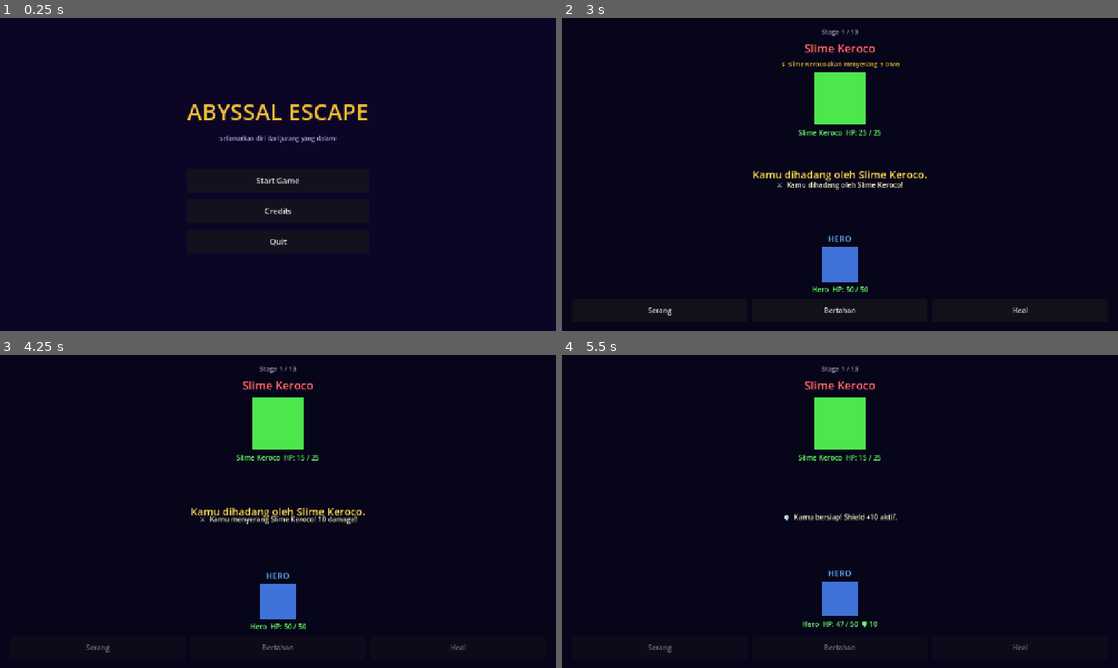
Above: before the commit, frames 1-4 (two rows, left to right).
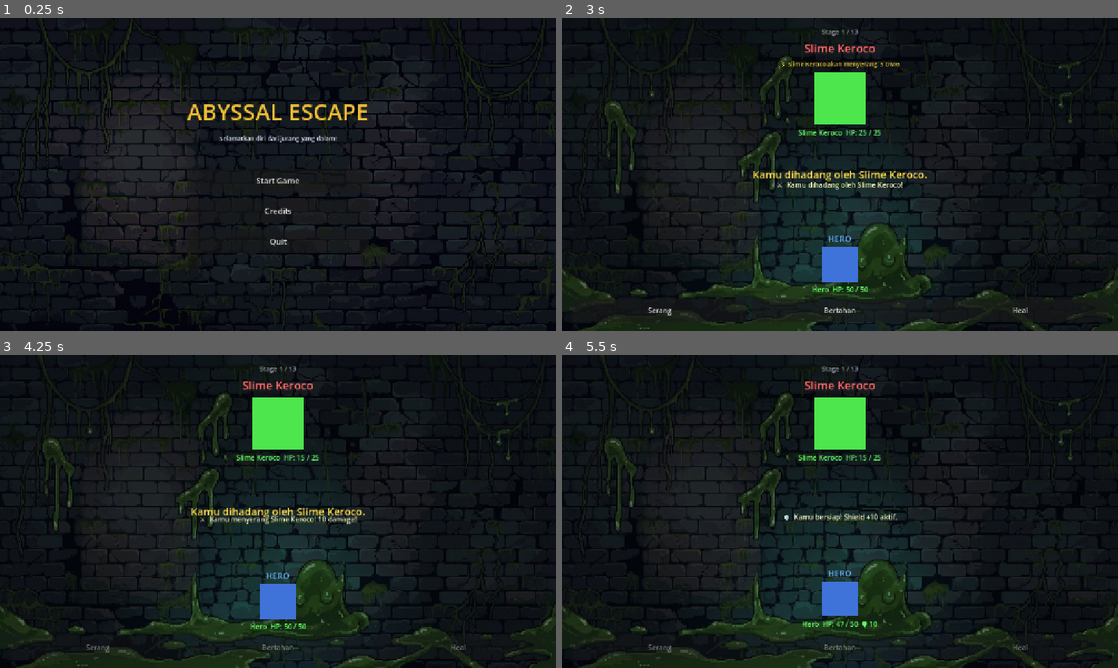
Above: after the commit, the same moments.

Repository: nauvalaslam/abyssal-escape
Game: Godot game, scene res://scenes/main_menu/main_menu.tscn
The game is run twice, just before and just after one commit, with the same random seed, the same clock (stepped at 60 frames per second) and the same inputs.
Inputs:
- Up to frame 1 (0.25 s): no input
- Up to frame 2 (3 s): click "Credits" at 0.5 s; click "Kembali ke Menu" at 1.25 s; click "Start Game" at 2 s; click "Eksplorasi" at 2.75 s
- Up to frame 3 (4.25 s): click "Serang" at 3.5 s
- Up to frame 4 (5.5 s): tap Enter at 4.25 s; click "Bertahan" at 5 s

The runs differ from the first frame. In frame 1, 30% of the frame differs, in the area x 0-100%, y 0-100%; in frame 2, 26%; in frame 3, 27%; in frame 4, 27%.

Commit message:
feat: add background images to all scenes and dedicated game over screen

Diff:
--- a/scenes/gameplay/battle_arena.tscn
+++ b/scenes/gameplay/battle_arena.tscn
@@ -11,14 +11,24 @@
 grow_vertical = 2
 script = ExtResource("1_bascr")
 
-[node name="Background" type="ColorRect" parent="."]
-layout_mode = 1
-anchors_preset = 15
-anchor_right = 1.0
-anchor_bottom = 1.0
-grow_horizontal = 2
-grow_vertical = 2
-color = Color(0.03, 0.02, 0.1, 1)
+[node name="Background" type="TextureRect" parent="."]
+layout_mode = 1
+anchors_preset = 15
+anchor_right = 1.0
+anchor_bottom = 1.0
+grow_horizontal = 2
+grow_vertical = 2
+expand_mode = 1
+stretch_mode = 6
+
+[node name="Overlay" type="ColorRect" parent="."]
+layout_mode = 1
+anchors_preset = 15
+anchor_right = 1.0
+anchor_bottom = 1.0
+grow_horizontal = 2
+grow_vertical = 2
+color = Color(0.0, 0.0, 0.0, 0.5)
 
 [node name="MarginContainer" type="MarginContainer" parent="."]
 layout_mode = 1
--- a/scenes/gameplay/reward_screen.tscn
+++ b/scenes/gameplay/reward_screen.tscn
@@ -11,14 +11,24 @@
 grow_vertical = 2
 script = ExtResource("1_rwscr")
 
-[node name="Background" type="ColorRect" parent="."]
+[node name="Background" type="TextureRect" parent="."]
 layout_mode = 1
 anchors_preset = 15
 anchor_right = 1.0
 anchor_bottom = 1.0
 grow_horizontal = 2
 grow_vertical = 2
-color = Color(0.03, 0.08, 0.03, 1)
+expand_mode = 1
+stretch_mode = 6
+
+[node name="Overlay" type="ColorRect" parent="."]
+layout_mode = 1
+anchors_preset = 15
+anchor_right = 1.0
+anchor_bottom = 1.0
+grow_horizontal = 2
+grow_vertical = 2
+color = Color(0.0, 0.0, 0.0, 0.6)
 
 [node name="CenterContainer" type="CenterContainer" parent="."]
 layout_mode = 1
--- /dev/null
+++ b/scenes/main_menu/game_over_screen.tscn
@@ -0,0 +1,80 @@
+[gd_scene load_steps=3 format=3 uid="uid://gameover_scn"]
+
+[ext_resource type="Script" path="res://scripts/ui/game_over_ui.gd" id="1_goscr"]
+[ext_resource type="Texture2D" path="res://assets/backgrounds/game_over.jpg" id="2_bgtex"]
+
+[node name="GameOverScreen" type="Control"]
+layout_mode = 3
+anchors_preset = 15
+anchor_right = 1.0
+anchor_bottom = 1.0
+grow_horizontal = 2
+grow_vertical = 2
+script = ExtResource("1_goscr")
+
+[node name="Background" type="TextureRect" parent="."]
+layout_mode = 1
+anchors_preset = 15
+anchor_right = 1.0
+anchor_bottom = 1.0
+grow_horizontal = 2
+grow_vertical = 2
+texture = ExtResource("2_bgtex")
+expand_mode = 1
+stretch_mode = 6
+
+[node name="Overlay" type="ColorRect" parent="."]
+layout_mode = 1
+anchors_preset = 15
+anchor_right = 1.0
+anchor_bottom = 1.0
+grow_horizontal = 2
+grow_vertical = 2
+color = Color(0.0, 0.0, 0.0, 0.55)
+
+[node name="CenterContainer" type="CenterContainer" parent="."]
+layout_mode = 1
+anchors_preset = 15
+anchor_right = 1.0
+anchor_bottom = 1.0
+grow_horizontal = 2
+grow_vertical = 2
+
+[node name="VBoxContainer" type="VBoxContainer" parent="CenterContainer"]
+layout_mode = 2
+custom_minimum_size = Vector2(400, 0)
+theme_override_constants/separation = 24
+
+[node name="TitleLabel" type="Label" parent="CenterContainer/VBoxContainer"]
+layout_mode = 2
+size_flags_horizontal = 4
+text = "GAME OVER"
+horizontal_alignment = 1
+theme_override_font_sizes/font_size = 80
+theme_override_colors/font_color = Color(0.9, 0.15, 0.15, 1)
+
+[node name="SubtitleLabel" type="Label" parent="CenterContainer/VBoxContainer"]
+layout_mode = 2
+size_flags_horizontal = 3
+custom_minimum_size = Vector2(400, 0)
+text = "Kamu tidak berhasil melarikan diri dari jurang..."
+horizontal_alignment = 1
+autowrap_mode = 3
+theme_override_font_sizes/font_size = 18
+theme_override_colors/font_color = Color(0.85, 0.75, 0.75, 1)
+
+[node name="Spacer" type="Control" parent="CenterContainer/VBoxContainer"]
+layout_mode = 2
+custom_minimum_size = Vector2(0, 20)
+
+[node name="RetryButton" type="Button" parent="CenterContainer/VBoxContainer"]
+layout_mode = 2
+custom_minimum_size = Vector2(260, 54)
+text = "Coba Lagi"
+theme_override_font_sizes/font_size = 18
+
+[node name="MainMenuButton" type="Button" parent="CenterContainer/VBoxContainer"]
+layout_mode = 2
+custom_minimum_size = Vector2(260, 54)
+text = "Main Menu"
+theme_override_font_sizes/font_size = 18
--- a/scenes/main_menu/main_menu.tscn
+++ b/scenes/main_menu/main_menu.tscn
@@ -1,8 +1,9 @@
-[gd_scene format=3 uid="uid://bq3f7pnaxb7m"]
+[gd_scene load_steps=3 format=3 uid="uid://bq3f7pnaxb7m"]
 
 [ext_resource type="Script" uid="uid://bs35clqu4dc1u" path="res://scripts/ui/main_menu_ui.gd" id="1_mnscr"]
+[ext_resource type="Texture2D" path="res://assets/backgrounds/main_menu.jpg" id="2_bgtex"]
 
-[node name="MainMenu" type="Control" unique_id=2074249900]
+[node name="MainMenu" type="Control"]
 layout_mode = 3
 anchors_preset = 15
 anchor_right = 1.0
@@ -11,16 +12,27 @@
 grow_vertical = 2
 script = ExtResource("1_mnscr")
 
-[node name="Background" type="ColorRect" parent="." unique_id=758956191]
+[node name="Background" type="TextureRect" parent="."]
 layout_mode = 1
 anchors_preset = 15
 anchor_right = 1.0
 anchor_bottom = 1.0
 grow_horizontal = 2
 grow_vertical = 2
-color = Color(0.05, 0.02, 0.15, 1)
+texture = ExtResource("2_bgtex")
+expand_mode = 1
+stretch_mode = 6
 
-[node name="CenterContainer" type="CenterContainer" parent="." unique_id=1269887180]
+[node name="Overlay" type="ColorRect" parent="."]
+layout_mode = 1
+anchors_preset = 15
+anchor_right = 1.0
+anchor_bottom = 1.0
+grow_horizontal = 2
+grow_vertical = 2
+color = Color(0.0, 0.0, 0.0, 0.45)
+
+[node name="CenterContainer" type="CenterContainer" parent="."]
 layout_mode = 1
 anchors_preset = 15
 anchor_right = 1.0
@@ -28,12 +40,12 @@
 grow_horizontal = 2
 grow_vertical = 2
 
-[node name="VBoxContainer" type="VBoxContainer" parent="CenterContainer" unique_id=1784124830]
+[node name="VBoxContainer" type="VBoxContainer" parent="CenterContainer"]
 custom_minimum_size = Vector2(300, 0)
 layout_mode = 2
 theme_override_constants/separation = 16
 
-[node name="TitleLabel" type="Label" parent="CenterContainer/VBoxContainer" unique_id=1606399310]
+[node name="TitleLabel" type="Label" parent="CenterContainer/VBoxContainer"]
 layout_mode = 2
 size_flags_horizontal = 4
 theme_override_colors/font_color = Color(0.95, 0.75, 0.2, 1)
@@ -41,31 +53,31 @@
 text = "ABYSSAL ESCAPE"
 horizontal_alignment = 1
 
-[node name="SubtitleLabel" type="Label" parent="CenterContainer/VBoxContainer" unique_id=698793229]
+[node name="SubtitleLabel" type="Label" parent="CenterContainer/VBoxContainer"]
 layout_mode = 2
 size_flags_horizontal = 4
-theme_override_colors/font_color = Color(0.7, 0.7, 0.9, 1)
+theme_override_colors/font_color = Color(0.9, 0.9, 1.0, 1)
 theme_override_font_sizes/font_size = 14
 text = "Selamatkan diri dari jurang yang dalam!"
 horizontal_alignment = 1
 
-[node name="Spacer" type="Control" parent="CenterContainer/VBoxContainer" unique_id=203427318]
+[node name="Spacer" type="Control" parent="CenterContainer/VBoxContainer"]
 custom_minimum_size = Vector2(0, 28)
 layout_mode = 2
 
-[node name="StartButton" type="Button" parent="CenterContainer/VBoxContainer" unique_id=1503919815]
+[node name="StartButton" type="Button" parent="CenterContainer/VBoxContainer"]
 custom_minimum_size = Vector2(260, 54)
 layout_mode = 2
 theme_override_font_sizes/font_size = 18
 text = "Start Game"
 
-[node name="CreditsButton" type="Button" parent="CenterContainer/VBoxContainer" unique_id=263068649]
+[node name="CreditsButton" type="Button" parent="CenterContainer/VBoxContainer"]
 custom_minimum_size = Vector2(260, 54)
 layout_mode = 2
 theme_override_font_sizes/font_size = 18
 text = "Credits"
 
-[node name="QuitButton" type="Button" parent="CenterContainer/VBoxContainer" unique_id=925620916]
+[node name="QuitButton" type="Button" parent="CenterContainer/VBoxContainer"]
 custom_minimum_size = Vector2(260, 54)
 layout_mode = 2
 theme_override_font_sizes/font_size = 18
--- a/scenes/main_menu/win_screen.tscn
+++ b/scenes/main_menu/win_screen.tscn
@@ -1,6 +1,7 @@
-[gd_scene load_steps=2 format=3 uid="uid://ew7j3n4lqzp5"]
+[gd_scene load_steps=3 format=3 uid="uid://ew7j3n4lqzp5"]
 
 [ext_resource type="Script" path="res://scripts/ui/win_screen_ui.gd" id="1_wnscr"]
+[ext_resource type="Texture2D" path="res://assets/backgrounds/portal.jpg" id="2_bgtex"]
 
 [node name="WinScreen" type="Control"]
 layout_mode = 3
@@ -11,14 +12,25 @@
 grow_vertical = 2
 script = ExtResource("1_wnscr")
 
-[node name="Background" type="ColorRect" parent="."]
+[node name="Background" type="TextureRect" parent="."]
 layout_mode = 1
 anchors_preset = 15
 anchor_right = 1.0
 anchor_bottom = 1.0
 grow_horizontal = 2
 grow_vertical = 2
-color = Color(0.0, 0.0, 0.0, 1)
+texture = ExtResource("2_bgtex")
+expand_mode = 1
+stretch_mode = 6
+
+[node name="Overlay" type="ColorRect" parent="."]
+layout_mode = 1
+anchors_preset = 15
+anchor_right = 1.0
+anchor_bottom = 1.0
+grow_horizontal = 2
+grow_vertical = 2
+color = Color(0.0, 0.0, 0.0, 0.5)
 
 [node name="CenterContainer" type="CenterContainer" parent="."]
 layout_mode = 1
--- a/scripts/ui/battle_arena_ui.gd
+++ b/scripts/ui/battle_arena_ui.gd
@@ -9,28 +9,51 @@
 #   [NEW FITUR 4] Bounded RNG damage + enemy miss bias 35% flat
 #   [NEW FITUR 5] Passive buff: Vampiric Strike, Retaliation, Second Wind
 #   [NEW FITUR 5] Temporary Shield menggantikan defense pasif
+#   [BG] Background dinamis berdasarkan kelompok stage musuh
 # =============================================================================
 extends Control
 
 # --- Referensi Node ----------------------------------------------------------
-@onready var stage_label:      Label     = $MarginContainer/BattleContainer/StageLabel
-@onready var enemy_name_label: Label     = $MarginContainer/BattleContainer/EnemySection/EnemyNameLabel
-@onready var enemy_sprite:     ColorRect = $MarginContainer/BattleContainer/EnemySection/EnemySprite
-@onready var enemy_hp_label:   Label     = $MarginContainer/BattleContainer/EnemySection/EnemyHPLabel
-@onready var battle_log:       Label     = $MarginContainer/BattleContainer/BattleLog
-@onready var player_sprite:    ColorRect = $MarginContainer/BattleContainer/PlayerSection/PlayerSprite
-@onready var player_hp_label:  Label     = $MarginContainer/BattleContainer/PlayerSection/PlayerHPLabel
-@onready var attack_btn:       Button    = $MarginContainer/BattleContainer/ActionButtons/AttackButton
-@onready var defend_btn:       Button    = $MarginContainer/BattleContainer/ActionButtons/DefendButton
-@onready var heal_btn:         Button    = $MarginContainer/BattleContainer/ActionButtons/HealButton
-@onready var enemy_turn_timer: Timer     = $EnemyTurnTimer
+@onready var stage_label:      Label       = $MarginContainer/BattleContainer/StageLabel
+@onready var enemy_name_label: Label       = $MarginContainer/BattleContainer/EnemySection/EnemyNameLabel
+@onready var enemy_sprite:     ColorRect   = $MarginContainer/BattleContainer/EnemySection/EnemySprite
+@onready var enemy_hp_label:   Label       = $MarginContainer/BattleContainer/EnemySection/EnemyHPLabel
+@onready var battle_log:       Label       = $MarginContainer/BattleContainer/BattleLog
+@onready var player_sprite:    ColorRect   = $MarginContainer/BattleContainer/PlayerSection/PlayerSprite
+@onready var player_hp_label:  Label       = $MarginContainer/BattleContainer/PlayerSection/PlayerHPLabel
+@onready var attack_btn:       Button      = $MarginContainer/BattleContainer/ActionButtons/AttackButton
+@onready var defend_btn:       Button      = $MarginContainer/BattleContainer/ActionButtons/DefendButton
+@onready var heal_btn:         Button      = $MarginContainer/BattleContainer/ActionButtons/HealButton
+@onready var enemy_turn_timer: Timer       = $EnemyTurnTimer
+@onready var background_rect:  TextureRect = $Background
 
 # [NEW FITUR 3] IntentLabel — deklarasi aksi musuh sebelum pemain memilih
-@onready var intent_label:     Label     = $MarginContainer/BattleContainer/EnemySection/IntentLabel
+@onready var intent_label:     Label       = $MarginContainer/BattleContainer/EnemySection/IntentLabel
 
 # Node Opening & Encounter
-@onready var opening_panel:    Panel     = $OpeningPanel
-@onready var encounter_label:  Label     = $EncounterLabel
+@onready var opening_panel:    Panel       = $OpeningPanel
+@onready var encounter_label:  Label       = $EncounterLabel
+
+# --- [BG] Mapping background per kelompok stage ------------------------------
+# Stage 1-4  (index 0-3)  : Slime
+# Stage 5-8  (index 4-7)  : Goblin
+# Stage 9-12 (index 8-11) : Skeleton
+# Stage 13   (index 12)   : Dragon
+const STAGE_BG_MAP: Dictionary = {
+	0:  "res://assets/backgrounds/slime_area.jpg",
+	1:  "res://assets/backgrounds/slime_area.jpg",
+	2:  "res://assets/backgrounds/slime_area.jpg",
+	3:  "res://assets/backgrounds/slime_area.jpg",
+	4:  "res://assets/backgrounds/goblin_area.jpg",
+	5:  "res://assets/backgrounds/goblin_area.jpg",
+	6:  "res://assets/backgrounds/goblin_area.jpg",
+	7:  "res://assets/backgrounds/goblin_area.jpg",
+	8:  "res://assets/backgrounds/skeleton_area.jpg",
+	9:  "res://assets/backgrounds/skeleton_area.jpg",
+	10: "res://assets/backgrounds/skeleton_area.jpg",
+	11: "res://assets/backgrounds/skeleton_area.jpg",
+	12: "res://assets/backgrounds/dragon_area.jpg",
+}
 
 # --- State lokal pertempuran -------------------------------------------------
 var enemy_max_hp:     int  = 0
@@ -50,6 +73,7 @@
 # INISIALISASI
 # =============================================================================
 func _ready() -> void:
+	_load_background()   # [BG] Load background sesuai stage
 	_load_enemy_data()
 	_update_ui()
 
@@ -67,6 +91,14 @@
 	else:
 		_show_encounter_text()
 		_start_player_turn()
+
+# [BG] Load texture background berdasarkan stage saat ini
+func _load_background() -> void:
+	var idx: int = PlayerData.current_stage
+	if STAGE_BG_MAP.has(idx):
+		var tex: Texture2D = load(STAGE_BG_MAP[idx])
+		if tex:
+			background_rect.texture = tex
 
 func _load_enemy_data() -> void:
 	var idx:  int        = PlayerData.current_stage
@@ -135,7 +167,7 @@
 func _declare_enemy_intent() -> void:
 	var edata: Dictionary = PlayerData.ENEMY_DATA[PlayerData.current_stage]
 
-	# [NEW FITUR 4] Hitung preview damage yang akan dilakukan musuh (tanpa RNG miss dulu)
+	# [NEW FITUR 4] Hitung preview damage yang akan dilakukan musuh
 	enemy_declared_dmg = PlayerData.calculate_damage(int(edata["attack"]), PlayerData.defense_value)
 
 	# [NEW FITUR 3] Tampilkan ke IntentLabel
@@ -182,7 +214,7 @@
 	_set_buttons_disabled(true)
 	intent_label.visible = false
 
-	# [NEW FITUR 5] Temporary Shield = 10 (asumsi proporsional dengan stat)
+	# [NEW FITUR 5] Temporary Shield = 10
 	# [ASUMSI] Nilai shield flat 10 per aksi Bertahan
 	PlayerData.current_shield = 10
 	battle_log.text = "🛡️  Kamu bersiap! Shield +10 aktif."
@@ -193,7 +225,7 @@
 	_set_buttons_disabled(true)
 	intent_label.visible = false
 
-	# [ASUMSI] Heal = 15 HP per aksi (proporsional dengan stat scaling baru)
+	# [ASUMSI] Heal = 15 HP per aksi
 	const HEAL_AMOUNT: int = 15
 	var healed: int = min(HEAL_AMOUNT, PlayerData.max_hp - PlayerData.current_hp)
 	PlayerData.current_hp += healed
@@ -293,7 +325,8 @@
 	battle_log.text = "💀  Kamu telah dikalahkan... GAME OVER."
 	await get_tree().create_timer(2.5).timeout
 	PlayerData.reset_player()
-	get_tree().change_scene_to_file("res://scenes/main_menu/main_menu.tscn")
+	# [BG] Pindah ke scene Game Over khusus
+	get_tree().change_scene_to_file("res://scenes/main_menu/game_over_screen.tscn")
 
 # =============================================================================
 # [NEW FITUR 1 & 3] UI HELPER — Encounter text (dipanggil sekali per stage)
--- /dev/null
+++ b/scripts/ui/game_over_ui.gd
@@ -0,0 +1,27 @@
+# =============================================================================
+# scripts/ui/game_over_ui.gd
+# Layar Game Over — tampil saat pemain kalah di pertempuran.
+# Background: game_over.jpg
+# =============================================================================
+extends Control
+
+@onready var retry_btn:     Button = $CenterContainer/VBoxContainer/RetryButton
+@onready var main_menu_btn: Button = $CenterContainer/VBoxContainer/MainMenuButton
+
+func _ready() -> void:
+	# Fade in dari hitam
+	modulate = Color(0.0, 0.0, 0.0, 0.0)
+	var tween: Tween = create_tween()
+	tween.tween_property(self, "modulate", Color.WHITE, 1.5)
+
+	retry_btn.pressed.connect(_on_retry_pressed)
+	main_menu_btn.pressed.connect(_on_main_menu_pressed)
+
+func _on_retry_pressed() -> void:
+	# Reset semua state pemain lalu mulai dari stage 0
+	PlayerData.reset_player()
+	get_tree().change_scene_to_file("res://scenes/gameplay/battle_arena.tscn")
+
+func _on_main_menu_pressed() -> void:
+	PlayerData.reset_player()
+	get_tree().change_scene_to_file("res://scenes/main_menu/main_menu.tscn")
--- a/scripts/ui/reward_screen_ui.gd
+++ b/scripts/ui/reward_screen_ui.gd
@@ -8,14 +8,38 @@
 # =============================================================================
 extends Control
 
-@onready var title_label:      Label  = $CenterContainer/VBoxContainer/TitleLabel
-@onready var next_enemy_label: Label  = $CenterContainer/VBoxContainer/NextEnemyLabel
-@onready var tier_label:       Label  = $CenterContainer/VBoxContainer/TierLabel
-@onready var buff1_btn:        Button = $CenterContainer/VBoxContainer/Buff1Button
-@onready var buff2_btn:        Button = $CenterContainer/VBoxContainer/Buff2Button
-@onready var buff3_btn:        Button = $CenterContainer/VBoxContainer/Buff3Button
+@onready var title_label:      Label       = $CenterContainer/VBoxContainer/TitleLabel
+@onready var next_enemy_label: Label       = $CenterContainer/VBoxContainer/NextEnemyLabel
+@onready var tier_label:       Label       = $CenterContainer/VBoxContainer/TierLabel
+@onready var buff1_btn:        Button      = $CenterContainer/VBoxContainer/Buff1Button
+@onready var buff2_btn:        Button      = $CenterContainer/VBoxContainer/Buff2Button
+@onready var buff3_btn:        Button      = $CenterContainer/VBoxContainer/Buff3Button
+@onready var background_rect:  TextureRect = $Background
+
+# [BG] Mapping stage index → path background (sama dengan battle arena)
+const STAGE_BG_MAP: Dictionary = {
+	0:  "res://assets/backgrounds/slime_area.jpg",
+	1:  "res://assets/backgrounds/slime_area.jpg",
+	2:  "res://assets/backgrounds/slime_area.jpg",
+	3:  "res://assets/backgrounds/slime_area.jpg",
+	4:  "res://assets/backgrounds/goblin_area.jpg",
+	5:  "res://assets/backgrounds/goblin_area.jpg",
+	6:  "res://assets/backgrounds/goblin_area.jpg",
+	7:  "res://assets/backgrounds/goblin_area.jpg",
+	8:  "res://assets/backgrounds/skeleton_area.jpg",
+	9:  "res://assets/backgrounds/skeleton_area.jpg",
+	10: "res://assets/backgrounds/skeleton_area.jpg",
+	11: "res://assets/backgrounds/skeleton_area.jpg",
+	12: "res://assets/backgrounds/dragon_area.jpg",
+}
 
 func _ready() -> void:
+	# [BG] Load background dari stage yang baru saja diselesaikan
+	var current_idx: int = PlayerData.current_stage
+	if STAGE_BG_MAP.has(current_idx):
+		var tex: Texture2D = load(STAGE_BG_MAP[current_idx])
+		if tex:
+			background_rect.texture = tex
 	# [NEW FITUR 1] Tampilkan musuh berikutnya (stage + 1)
 	var next_stage: int = PlayerData.current_stage + 1
 	if next_stage < PlayerData.ENEMY_DATA.size():
Binary file added: assets/backgrounds/dragon_area.jpg
Binary file added: assets/backgrounds/game_over.jpg
Binary file added: assets/backgrounds/goblin_area.jpg
Binary file added: assets/backgrounds/main_menu.jpg
Binary file added: assets/backgrounds/portal.jpg
Binary file added: assets/backgrounds/skeleton_area.jpg
Binary file added: assets/backgrounds/slime_area.jpg
